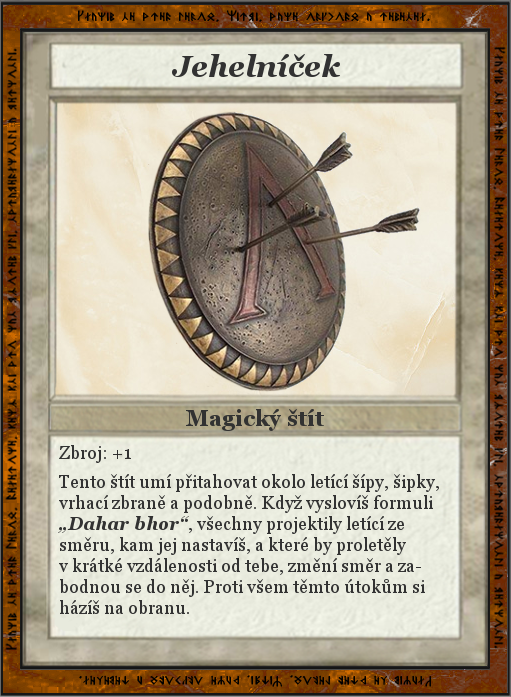
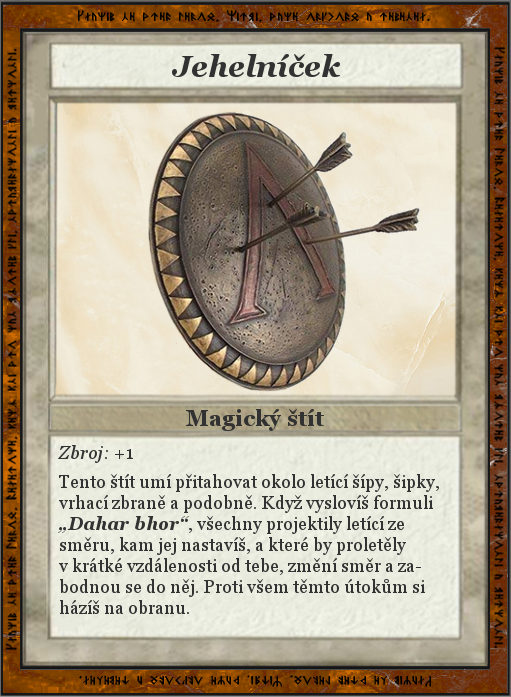
Two versions of the same layered image (511x697). Layer-by-layer changes:
painted on "Zbroj: +1 ..." over (58, 445, 133, 463)
